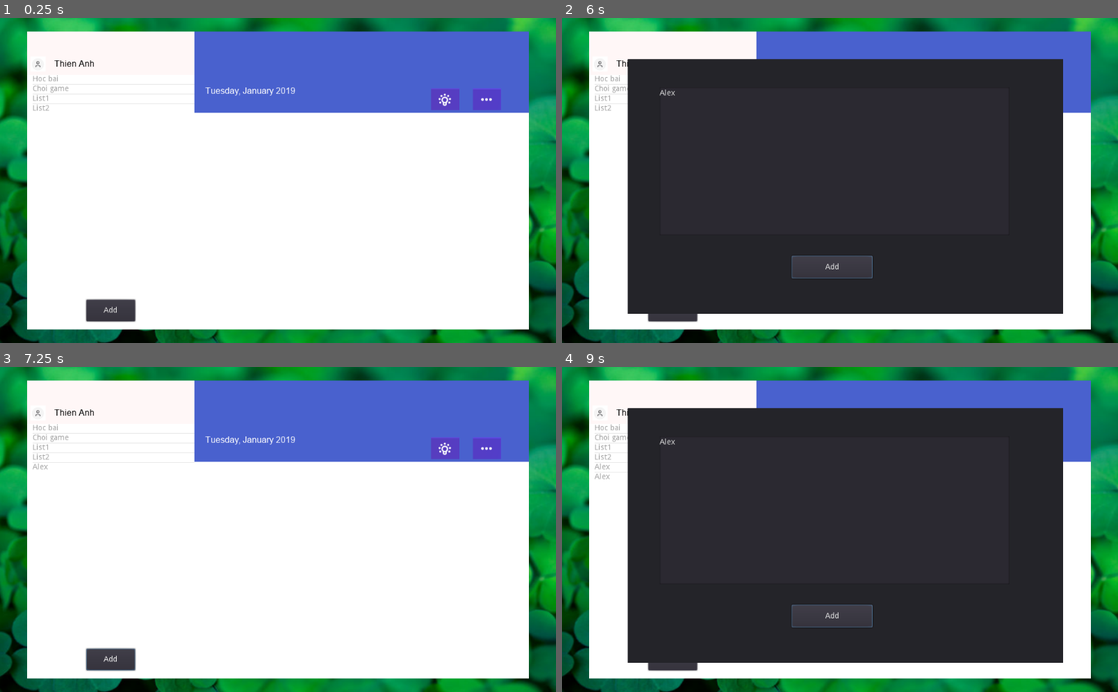
Above: before the commit, frames 1-4 (two rows, left to right).
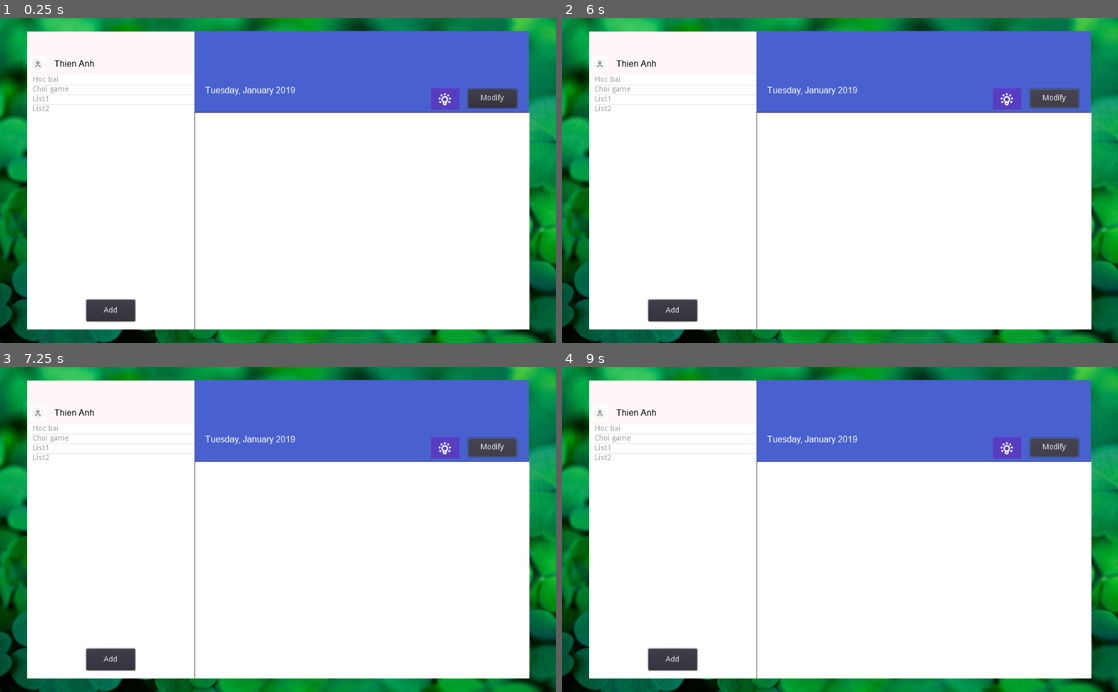
Above: after the commit, the same moments.

Repository: ohmygod481999/to-do-app-gotdot
Game: Godot game, scene res://Control.tscn
The game is run twice, just before and just after one commit, with the same random seed, the same clock (stepped at 60 frames per second) and the same inputs.
Inputs (mouse positions are in pixels of both pictures, inside the frame that each line leads up to):
- Up to frame 1 (0.25 s): no input
- Up to frame 2 (6 s): click "Add" at 0.5 s; click (834, 161) at 1.27 s; type "Alex" at 1.35 s; click (1056, 99) at 2 s, where only the run after the commit has a clickable "Modify"; click "Add" at 2.75 s; click (1056, 99) at 3.5 s, where only the run after the commit has a clickable "Modify"; click "Add" at 4.25 s; click (1056, 99) at 5 s, where only the run after the commit has a clickable "Modify"; tap Enter at 5.75 s
- Up to frame 3 (7.25 s): tap Space at 6.5 s
- Up to frame 4 (9 s): tap Enter at 7.25, 8.75 s; tap Space at 8 s

The runs differ from the first frame. In frame 1, 1.7% of the frame differs, in the area x 5-96%, y 3-96%; in frame 2, 62%; in frame 3, 1.7%; in frame 4, 62%.
Error in both runs: Invalid get index '14' (on base: 'Dictionary'). (res://DateTime.gd:20)

Commit message:
modify list popup

Diff:
--- a/Control.gd
+++ b/Control.gd
@@ -31,6 +31,11 @@
 	"done2"
 ]
 
+func add_action(idx, action):
+	for data_item in data:
+		if data_item["id"] == idx:
+			data_item["data"].append(action)
+
 # Called when the node enters the scene tree for the first time.
 func _ready():
 	var collections = $Panel/LeftPanel/Body/ListCollection
@@ -62,3 +67,29 @@
 func _on_Button_2_pressed():
 	$Panel/LeftPanel/Body/ListCollection.add_item($Popup/Panel/TextEdit.text)
 	$Popup.hide()
+
+
+
+func _on_Cancel_pressed():
+	$List_modifier_popup.hide()
+
+
+func _on_OK_pressed():
+	var id = $List_modifier_popup/List_modifier/OptionButton.selected
+	if (id == 0):
+		var listId = $Panel/LeftPanel/Body/ListCollection.selected
+		var action = $List_modifier_popup/List_modifier/Panel/Action.text
+		add_action(listId, action)
+		$Panel/RightPanel/Header/Tool/Modify_button.text = data[0]["data"][2]
+		$List_modifier_popup.hide()
+		#reset_actions(listId)
+	else:
+		pass
+
+
+
+
+func _on_Modify_button_pressed():
+	var listId = $Panel/LeftPanel/Body/ListCollection.selected
+	if (listId != -1):
+		$List_modifier_popup.popup()
--- a/Control.tscn
+++ b/Control.tscn
@@ -6,9 +6,9 @@
 [ext_resource path="res://font/ArialCE.ttf" type="DynamicFontData" id=4]
 [ext_resource path="res://DateTime.gd" type="Script" id=5]
 [ext_resource path="res://source/new.PNG" type="Texture" id=6]
-[ext_resource path="res://source/edit.PNG" type="Texture" id=7]
-[ext_resource path="res://source/ava.PNG" type="Texture" id=8]
-[ext_resource path="res://ListCollection.gd" type="Script" id=9]
+[ext_resource path="res://source/ava.PNG" type="Texture" id=7]
+[ext_resource path="res://ListCollection.gd" type="Script" id=8]
+[ext_resource path="res://List_modifier.tscn" type="PackedScene" id=9]
 
 [sub_resource type="StyleBoxFlat" id=1]
 bg_color = Color( 0.290196, 0.384314, 0.811765, 1 )
@@ -70,8 +70,9 @@
 margin_bottom = 550.0
 
 [node name="Header" type="Panel" parent="Panel/RightPanel"]
+margin_top = -0.949997
 margin_right = 616.0
-margin_bottom = 150.0
+margin_bottom = 149.05
 custom_styles/panel = SubResource( 1 )
 
 [node name="Status" type="Panel" parent="Panel/RightPanel/Header"]
@@ -116,10 +117,12 @@
 scale = Vector2( 0.7, 0.7 )
 texture = ExtResource( 6 )
 
-[node name="edit" type="Sprite" parent="Panel/RightPanel/Header/Tool"]
-position = Vector2( 231, 25 )
-scale = Vector2( 0.7, 0.7 )
-texture = ExtResource( 7 )
+[node name="Modify_button" type="Button" parent="Panel/RightPanel/Header/Tool"]
+margin_left = 196.0
+margin_top = 7.0
+margin_right = 286.0
+margin_bottom = 42.0
+text = "Modify"
 
 [node name="List" type="Panel" parent="Panel/RightPanel"]
 margin_top = 150.0
@@ -127,7 +130,8 @@
 margin_bottom = 550.0
 
 [node name="ListAction" type="ItemList" parent="Panel/RightPanel/List"]
-margin_right = 616.0
+margin_left = 1.10803
+margin_right = 617.108
 margin_bottom = 400.0
 custom_styles/bg = SubResource( 6 )
 custom_colors/guide_color = Color( 0, 0, 0, 1 )
@@ -193,12 +197,12 @@
 anchor_right = 0.5
 anchor_bottom = 0.5
 margin_left = -144.0
-margin_top = -235.0
+margin_top = -233.892
 margin_right = 154.0
-margin_bottom = 165.0
+margin_bottom = 166.108
 custom_styles/bg = SubResource( 12 )
 items = [ "Hoc bai", null, false, "Choi game", null, false ]
-script = ExtResource( 9 )
+script = ExtResource( 8 )
 
 [node name="Popup" type="Popup" parent="."]
 margin_left = 121.0
@@ -222,6 +226,19 @@
 margin_top = 51.5789
 margin_right = 702.947
 margin_bottom = 324.579
+
+[node name="List_modifier_popup" type="Popup" parent="."]
+margin_left = 262.0
+margin_top = 181.0
+margin_right = 893.0
+margin_bottom = 381.0
+
+[node name="List_modifier" parent="List_modifier_popup" instance=ExtResource( 9 )]
+margin_left = -0.0151672
+margin_top = 1.78276
+margin_right = 631.985
+margin_bottom = 197.783
+[connection signal="pressed" from="Panel/RightPanel/Header/Tool/Modify_button" to="." method="_on_Modify_button_pressed"]
 [connection signal="pressed" from="Panel/LeftPanel/Body/Button" to="." method="_on_Button_pressed"]
 [connection signal="item_selected" from="Panel/LeftPanel/Body/ListCollection" to="Panel/LeftPanel/Body/ListCollection" method="_on_ListCollection_item_selected"]
 [connection signal="pressed" from="Popup/Panel/Button" to="." method="_on_Button_2_pressed"]
--- a/ListCollection.gd
+++ b/ListCollection.gd
@@ -6,7 +6,7 @@
 
 # Called when the node enters the scene tree for the first time.
 var ListPanel
-
+var selected = -1
 func _ready():
 	ListPanel = get_node("/root/Control/Panel/RightPanel/List")
 	pass # Replace with function body.
@@ -42,6 +42,7 @@
 		n.queue_free()
 
 func _on_ListCollection_item_selected(index):
+	selected = index
 	var text = get_item_text(index)
 	var idx = 0
 	for item in data:
--- /dev/null
+++ b/List_modifier.gd
@@ -0,0 +1,39 @@
+extends Panel
+
+# Declare member variables here. Examples:
+# var a = 2
+# var b = "text"
+
+# Called when the node enters the scene tree for the first time.
+func _ready():
+	_init_option()
+
+func _init_option():
+	$OptionButton.add_item("Add action")
+	$OptionButton.add_item("Delete list action")
+
+
+# Called every frame. 'delta' is the elapsed time since the previous frame.
+#func _process(delta):
+#	pass
+
+
+func _on_OptionButton_item_selected(ID):
+	if (ID == 0):
+		$Panel.show()
+	else:
+		$Panel.hide()
+
+
+
+
+
+
+func _on_Cancel_pressed():
+	if (self.owner != null) :
+		self.owner._on_Cancel_pressed()
+
+
+func _on_OK_pressed():
+	if (self.owner != null) :
+		self.owner._on_OK_pressed()
--- /dev/null
+++ b/List_modifier.tscn
@@ -0,0 +1,59 @@
+[gd_scene load_steps=2 format=2]
+
+[ext_resource path="res://List_modifier.gd" type="Script" id=1]
+
+[node name="List_modifier" type="Panel"]
+margin_left = 3.05176e-005
+margin_top = 0.175751
+margin_right = 632.0
+margin_bottom = 196.176
+script = ExtResource( 1 )
+
+[node name="OptionButton" type="OptionButton" parent="."]
+margin_left = 325.515
+margin_top = 2.10635
+margin_right = 631.515
+margin_bottom = 40.1064
+
+[node name="Label" type="Label" parent="."]
+margin_left = 6.0
+margin_right = 329.0
+margin_bottom = 39.0
+text = "THAO TAC CAN THUC HIEN:"
+valign = 1
+uppercase = true
+
+[node name="Button_ok" type="Button" parent="."]
+margin_left = 60.0
+margin_top = 139.0
+margin_right = 252.0
+margin_bottom = 180.0
+text = "OK"
+
+[node name="Button_cancel" type="Button" parent="."]
+margin_left = 393.579
+margin_top = 139.105
+margin_right = 584.579
+margin_bottom = 180.105
+text = "CANCEL"
+
+[node name="Panel" type="Panel" parent="."]
+margin_top = 1.0
+margin_bottom = 1.0
+
+[node name="Action" type="TextEdit" parent="Panel"]
+margin_left = 321.0
+margin_top = 67.0
+margin_right = 631.0
+margin_bottom = 106.0
+
+[node name="Label" type="Label" parent="Panel"]
+margin_left = 5.0
+margin_top = 64.0
+margin_right = 326.0
+margin_bottom = 102.0
+text = "HANH DONG CAN XOA KHOI DANH SACH:"
+valign = 1
+[connection signal="item_selected" from="OptionButton" to="." method="_on_OptionButton_item_selected"]
+[connection signal="pressed" from="Button_ok" to="." method="_on_OK_pressed"]
+[connection signal="pressed" from="Button_cancel" to="." method="_on_Cancel_pressed"]
--- /dev/null
+++ b/Panel.gd
@@ -0,0 +1,24 @@
+extends "res://List_modifier.gd"
+
+# Declare member variables here. Examples:
+# var a = 2
+# var b = "text"
+
+# Called when the node enters the scene tree for the first time.
+func _ready():
+	pass # Replace with function body.
+
+func _on_OK_pressed():
+	pass
+
+
+func _on_Cancel_pressed():
+	pass # Replace with function body.
+
+
+
+
+
+# Called every frame. 'delta' is the elapsed time since the previous frame.
+#func _process(delta):
+#	pass
Not shown: 1 places in Control.tscn that only renumber resources
